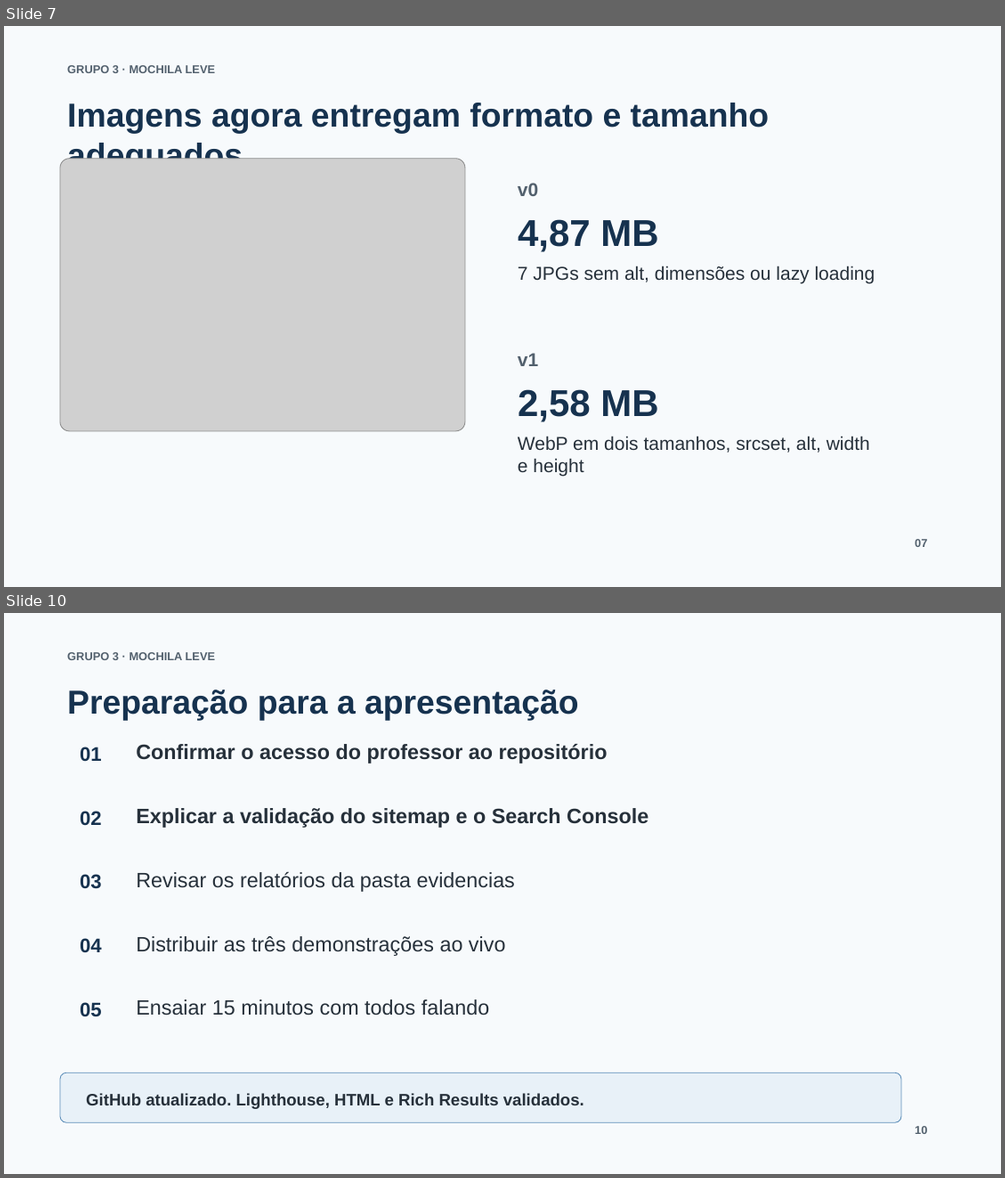
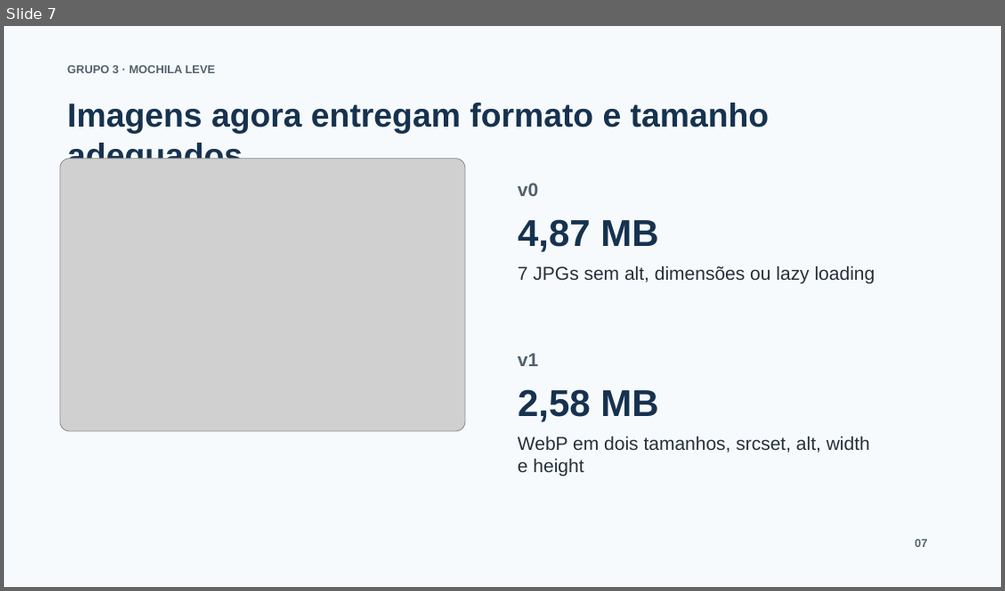
Before and after one commit to MRIshizawa/grupo3-blog-mochila-leve-seo, a slide deck: apresentacao-seo-grupo3.pptx. Shown one above the other, each under a label of ours: slides 7 and 10 before the commit, slide 7 after it; the slides between them are not shown. The pictures are 1005x1178 and 1005x591 pixels, drawn with LibreOffice and Linux fonts; fonts in the diff are those of the drawing; grey boxes stand for pictures. Boxes give left, top, right and bottom in pixels: in the first picture for what was removed or moved away, otherwise in the second. Text is boxed around its words. In the diff, an @@ line names an element or a change of style, - is before the commit and + after.

Commit message:
Revisa apresentacao e adiciona evidencias visuais

```diff
--- a/apresentacao-seo-grupo3.pptx
+++ b/apresentacao-seo-grupo3.pptx
@@ slide 10 removed at bbox=[4, 613, 1001, 1174], background #F7FAFC @@
@@ text removed at bbox=[67, 652, 216, 660] @@
-GRUPO 3 · MOCHILA LEVE
@@ text removed at bbox=[67, 690, 579, 720] @@
-Preparação para a apresentação
@@ text removed at bbox=[136, 744, 607, 763] @@
-Confirmar o acesso do professor ao repositório
@@ text removed at bbox=[80, 747, 102, 762] @@
-01
@@ text removed at bbox=[80, 811, 102, 826] @@
-02
@@ text removed at bbox=[136, 808, 648, 827] @@
-Explicar a validação do sitemap e o Search Console
@@ text removed at bbox=[80, 874, 102, 889] @@
-03
@@ text removed at bbox=[136, 872, 515, 892] @@
-Revisar os relatórios da pasta evidencias
@@ text removed at bbox=[80, 938, 102, 953] @@
-04
@@ text removed at bbox=[136, 936, 506, 956] @@
-Distribuir as três demonstrações ao vivo
@@ text removed at bbox=[80, 1002, 102, 1017] @@
-05
@@ text removed at bbox=[136, 999, 490, 1015] @@
-Ensaiar 15 minutos com todos falando
@@ rounded rectangle removed at bbox=[60, 1073, 901, 1123] @@
@@ text removed at bbox=[86, 1093, 584, 1109] @@
-GitHub atualizado. Lighthouse, HTML e Rich Results validados.
@@ text removed at bbox=[914, 1126, 927, 1134] @@
-10
```
Also in this commit, not shown: 3 slides added, 2 other slides removed, 6 other files.
